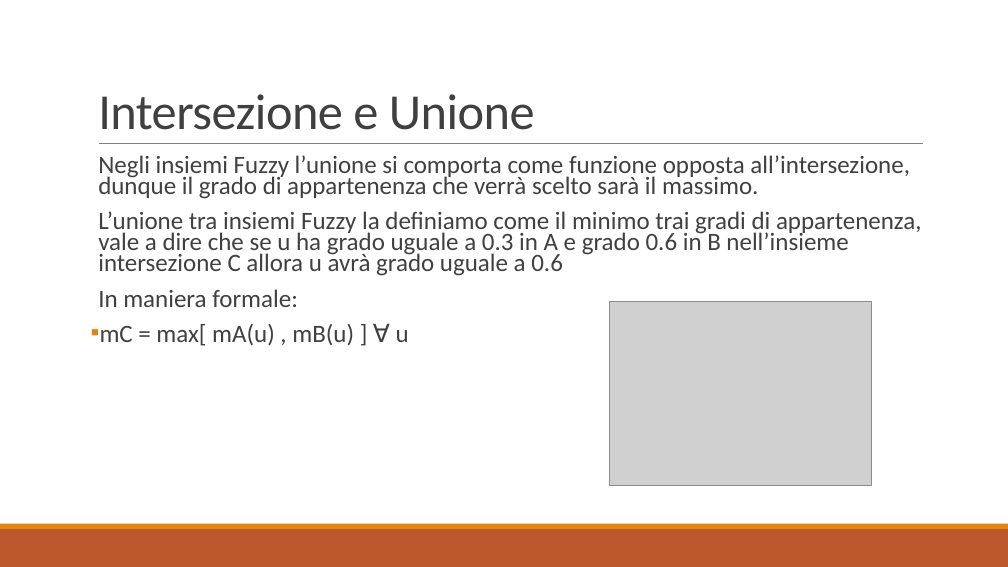
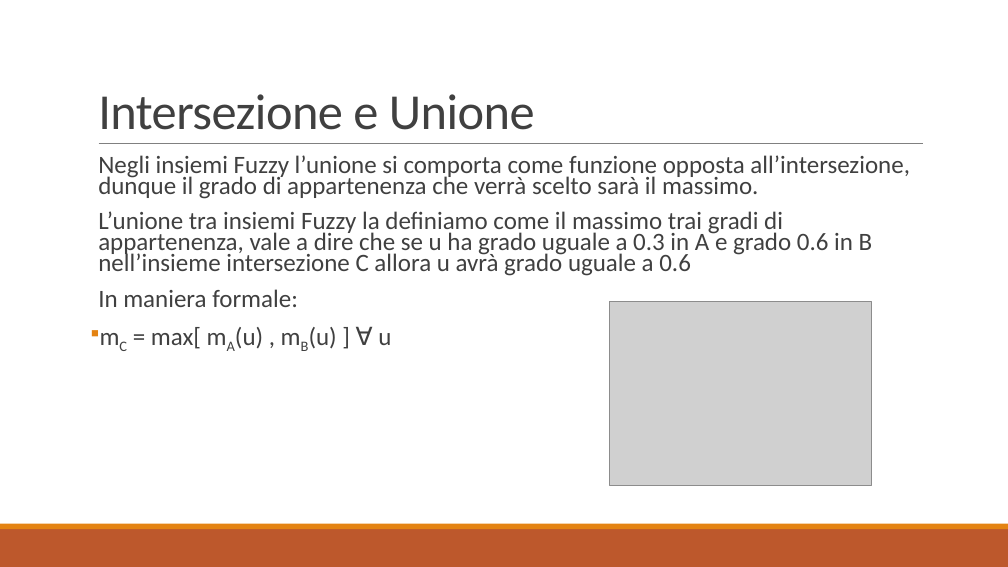
Before and after one commit to Gallo00/progettoDM, a slide deck: slide 8 of relazione.pptx. Drawn at 1008x567 pixels with LibreOffice and Linux fonts; fonts in the diff are those of the drawing; grey boxes stand for pictures. Boxes give left, top, right and bottom in pixels: in the first picture for what was removed or moved away, otherwise in the second. Text is boxed around its words. In the diff, an @@ line names an element or a change of style, - is before the commit and + after.

```diff
--- a/relazione.pptx
+++ b/relazione.pptx
@@ text at [98,211,873,276]: text changed @@
-  L’unione tra insiemi Fuzzy la definiamo come il minimo trai gradi di appartenenza, vale a dire che se u ha grado uguale a 0.3 in A e grado 0.6 in B nell’insieme intersezione C allora u avrà grado uguale a 0.6
+  L’unione tra insiemi Fuzzy la definiamo come il massimo trai gradi di appartenenza, vale a dire che se u ha grado uguale a 0.3 in A e grado 0.6 in B nell’insieme intersezione C allora u avrà grado uguale a 0.6
@@ text at [151,327,391,349]: now subscript in "mC mA(u) mB(u)" @@
```
Also in this commit, not shown: 9 other slides changed, 7 other files.
